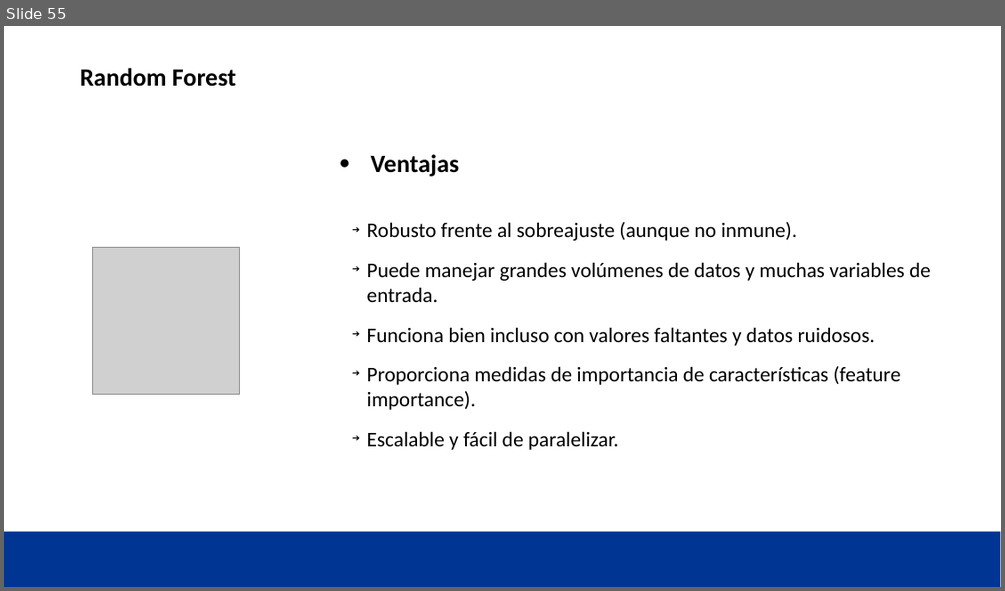
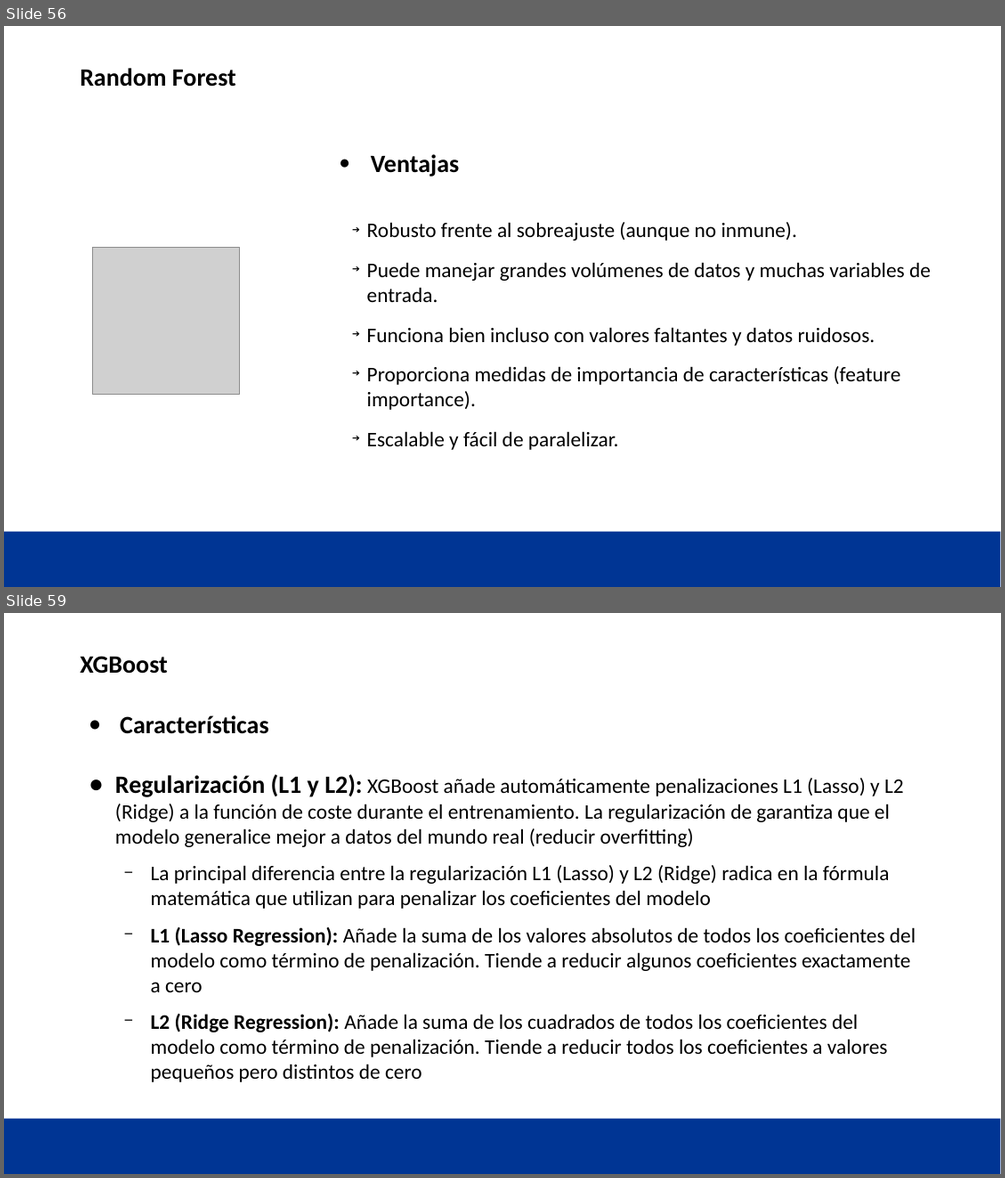
Before and after one commit to JavierRabal/CirceMachineLearning, a slide deck: Supervisado/Supervisado 2.pptx. Shown one above the other, each under a label of ours: slide 55 before the commit, slides 56 and 59 after it; the slides between them are not shown. The pictures are 1005x591 and 1005x1178 pixels, drawn with LibreOffice and Linux fonts; fonts in the diff are those of the drawing; grey boxes stand for pictures; background and template pictures are left out. Boxes give left, top, right and bottom in pixels: in the first picture for what was removed or moved away, otherwise in the second. Text is boxed around its words. In the diff, an @@ line names an element or a change of style, - is before the commit and + after.

```diff
--- a/Supervisado/Supervisado 2.pptx
+++ b/Supervisado/Supervisado 2.pptx
@@ slide 59 added at <box>4,613,1001,1174</box>, background #FFFFFF; not listed: 1 template element that a slide beside it also shows @@
@@ title added at <box>80,656,168,674</box>, 24 pt, text #000000, bold @@
+XGBoost
@@ text added at <box>115,715,915,1082</box>, 20 pt, text #000000 @@
+● Características
+● Regularización (L1 y L2): XGBoost añade automáticamente penalizaciones L1 (Lasso) y L2 (Ridge) a la función de coste durante el entrenamiento. La regularización de garantiza que el modelo generalice mejor a datos del mundo real (reducir overfitting)
+  − La principal diferencia entre la regularización L1 (Lasso) y L2 (Ridge) radica en la fórmula matemática que utilizan para penalizar los coeficientes del modelo
+  − L1 (Lasso Regression): Añade la suma de los valores absolutos de todos los coeficientes del modelo como término de penalización. Tiende a reducir algunos coeficientes exactamente a cero
+  − L2 (Ridge Regression): Añade la suma de los cuadrados de todos los coeficientes del modelo como término de penalización. Tiende a reducir todos los coeficientes a valores pequeños pero distintos de cero
@@ what was slide 55 is now slide 56 @@
```
Also in this commit, not shown: 17 other slides added, 1 other file.
